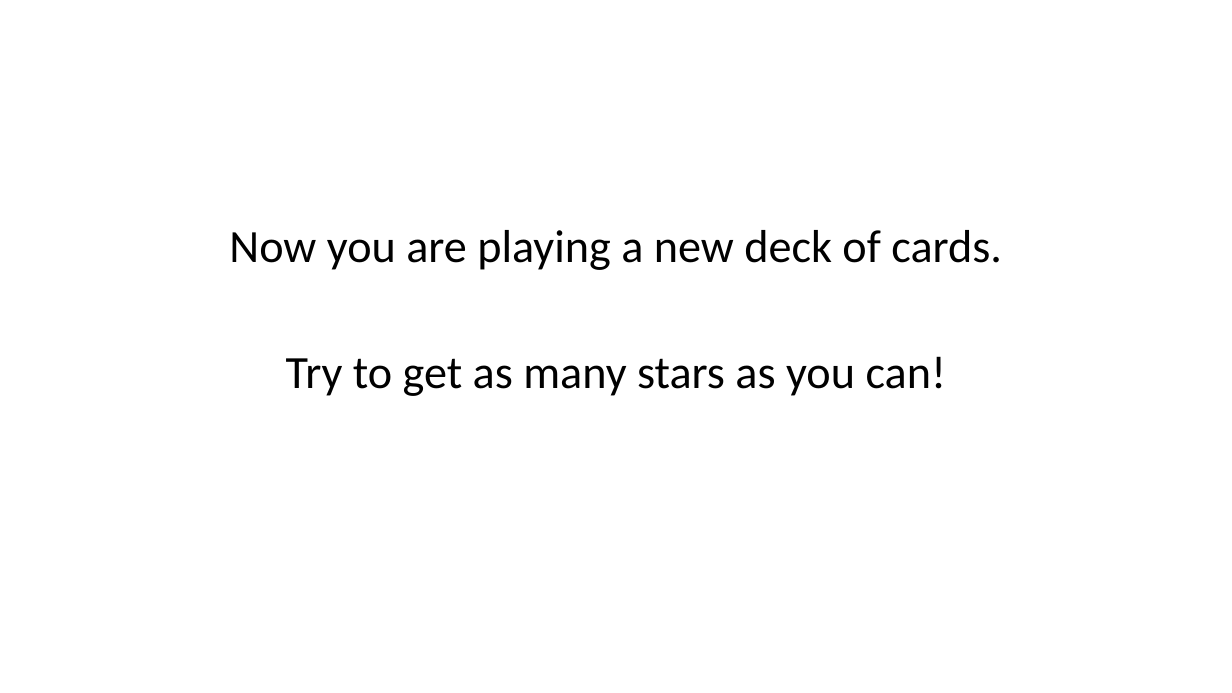
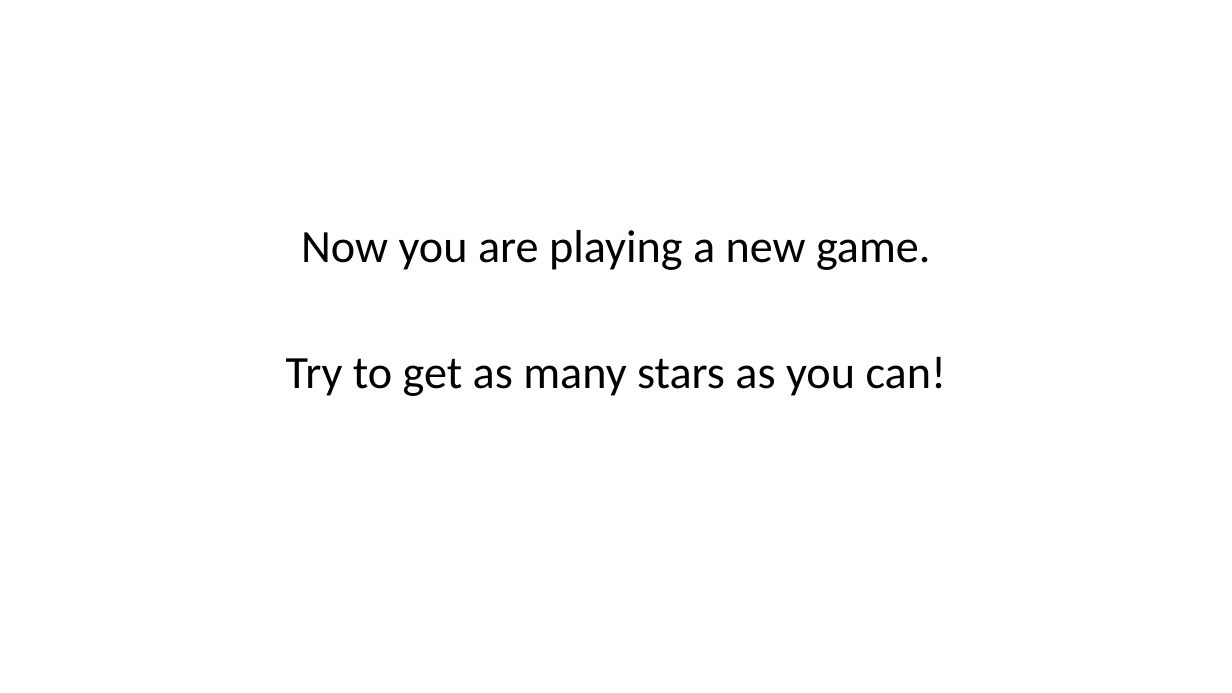
Before and after one commit to LillianXu2019/LUX-RL, a slide deck: slide 33 of images/task_instructions_lux.pptx (slide 34 before the commit). Drawn at 1232x693 pixels with LibreOffice and Linux fonts; fonts in the diff are those of the drawing. Boxes give left, top, right and bottom in pixels: in the first picture for what was removed or moved away, otherwise in the second. Text is boxed around its words. In the diff, an @@ line names an element or a change of style, - is before the commit and + after.

```diff
--- a/images/task_instructions_lux.pptx
+++ b/images/task_instructions_lux.pptx
@@ text at (x1=301, y1=230, x2=931, y2=270): text changed @@
-Now you are playing a new deck of cards.
+Now you are playing a new game.
```
Also in this commit, not shown: 9 other slides changed, 14 slides added, 15 other files.
